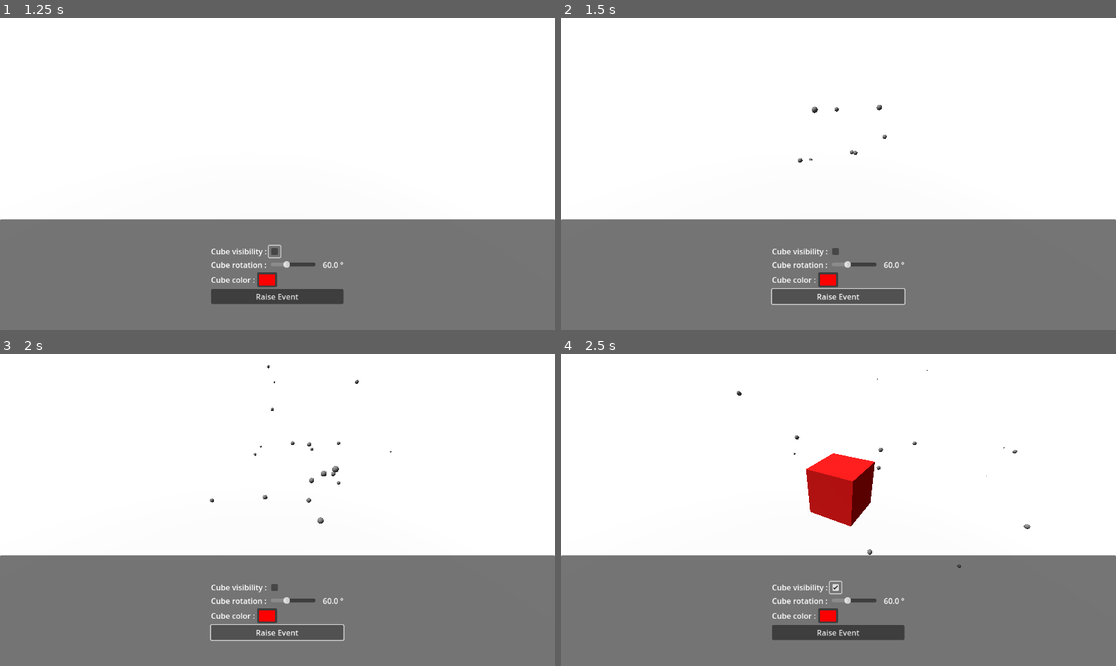
Above: before the commit, frames 1-4 (two rows, left to right).
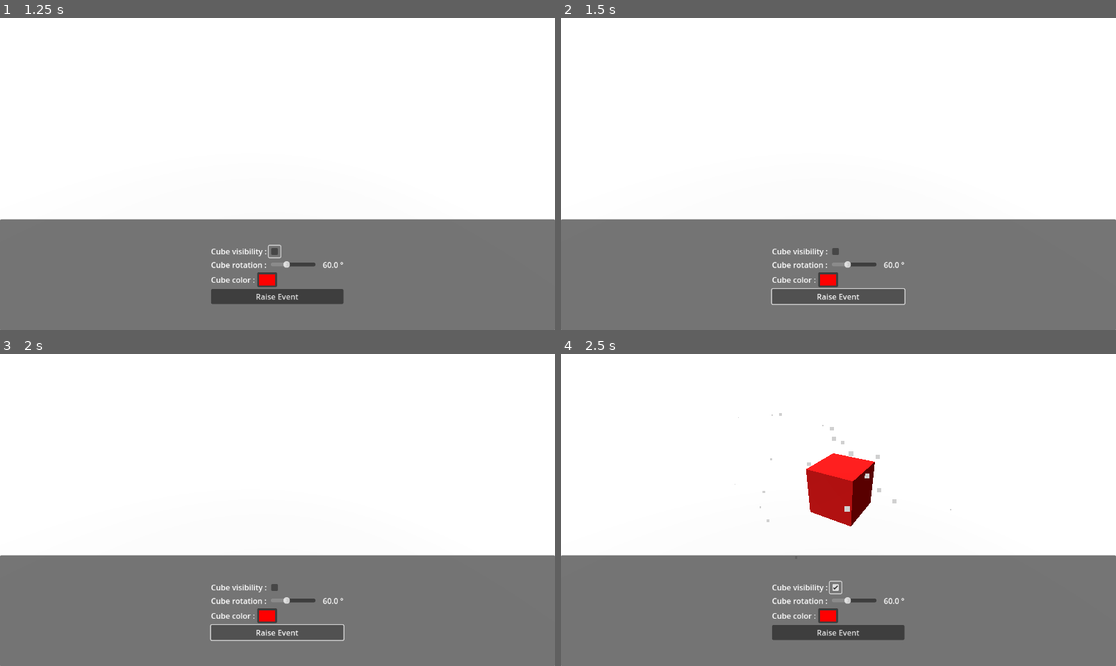
Above: after the commit, the same moments.

Repository: joranmarcy/Godot-MEDS-Sample
Game: Godot game, scene res://samples/main.tscn
Two runs of this game, one before a commit and one after it. Both use one fixed random seed, a clock stepped at 60 frames per second and the inputs below.
Inputs (mouse positions are in pixels of both pictures, inside the frame that each line leads up to):
- Up to frame 1 (1.25 s): click (271, 252) at 0.5 s
- Up to frame 2 (1.5 s): click "Raise Event" at 1.25 s
- Up to frame 3 (2 s): no input
- Up to frame 4 (2.5 s): click (832, 588) at 2 s

Frame 1 is identical in both runs. In frame 2, less than 0.1% of the frame differs, in the area x 42-59%, y 27-47%; in frame 3, 0.2%; in frame 4, 0.2%, in the area x 31-85%, y 5-69%.

Commit message:
feat: better particles

Diff:
--- a/samples/main.tscn
+++ b/samples/main.tscn
@@ -1,8 +1,8 @@
-[gd_scene load_steps=13 format=3 uid="uid://dhpio07xeiuck"]
+[gd_scene load_steps=14 format=3 uid="uid://dhpio07xeiuck"]
 
 [ext_resource type="PackedScene" uid="uid://bf7ic1165wq3u" path="res://samples/prefabs/menu.tscn" id="1_fqs1e"]
 [ext_resource type="Script" uid="uid://bv0yeq0afhea3" path="res://samples/scripts/event-listener.gd" id="4_lqy8j"]
-[ext_resource type="Resource" uid="uid://dnkg62r486bv1" path="res://samples/events/event.tres" id="5_x7s1y"]
+[ext_resource type="Resource" uid="uid://dnkg62r486bv1" path="res://samples/events/my-event.tres" id="5_x7s1y"]
 [ext_resource type="Script" uid="uid://g2yo0xaiy6nv" path="res://samples/scripts/trigger-particles.gd" id="6_gvi1x"]
 [ext_resource type="Environment" uid="uid://dbehk4clt7h0t" path="res://samples/main.tres" id="6_rd6o4"]
 [ext_resource type="PackedScene" uid="uid://bx0kscwc5q0uv" path="res://samples/prefabs/cube.tscn" id="9_ybw4m"]
@@ -19,8 +19,8 @@
 curve = SubResource("Curve_lqy8j")
 
 [sub_resource type="ParticleProcessMaterial" id="ParticleProcessMaterial_3v2ro"]
-emission_shape = 1
-emission_sphere_radius = 1.0
+emission_shape = 3
+emission_box_extents = Vector3(0.5, 0.5, 0.5)
 radial_velocity_min = 3.9999776
 radial_velocity_max = 4.9999776
 gravity = Vector3(0, 0, 0)
@@ -28,7 +28,16 @@
 scale_max = 0.099999994
 scale_curve = SubResource("CurveTexture_gvi1x")
 
-[sub_resource type="SphereMesh" id="SphereMesh_2f2e5"]
+[sub_resource type="StandardMaterial3D" id="StandardMaterial3D_3v2ro"]
+emission_enabled = true
+billboard_mode = 3
+billboard_keep_scale = true
+particles_anim_h_frames = 1
+particles_anim_v_frames = 1
+particles_anim_loop = false
+
+[sub_resource type="QuadMesh" id="QuadMesh_gvi1x"]
+material = SubResource("StandardMaterial3D_3v2ro")
 
 [node name="Node3D" type="Node3D"]
 
@@ -46,6 +55,20 @@
 [node name="Cube" parent="." instance=ExtResource("9_ybw4m")]
 transform = Transform3D(0.764359, 0, 0.6447909, 0, 1, 0, -0.6447909, 0, 0.764359, 0.09024835, 0.5, 0)
 
+[node name="GPUParticles3D" type="GPUParticles3D" parent="Cube"]
+emitting = false
+amount = 50
+lifetime = 0.5
+one_shot = true
+fixed_fps = 60
+process_material = SubResource("ParticleProcessMaterial_3v2ro")
+draw_pass_1 = SubResource("QuadMesh_gvi1x")
+script = ExtResource("6_gvi1x")
+
+[node name="Node" type="Node" parent="Cube/GPUParticles3D"]
+script = ExtResource("4_lqy8j")
+event = ExtResource("5_x7s1y")
+
 [node name="DirectionalLight3D" type="DirectionalLight3D" parent="."]
 transform = Transform3D(0.853669, -0.010552713, -0.52070904, 0.52081597, 0.017296942, 0.85349375, 0, -0.9997947, 0.020261884, 0, 0, 0)
 
@@ -53,17 +76,4 @@
 script = ExtResource("4_lqy8j")
 event = ExtResource("5_x7s1y")
 
-[node name="GPUParticles3D" type="GPUParticles3D" parent="."]
-transform = Transform3D(1, 0, 0, 0, 1, 0, 0, 0, 1, 0, 0.5, 0)
-emitting = false
-amount = 50
-one_shot = true
-process_material = SubResource("ParticleProcessMaterial_3v2ro")
-draw_pass_1 = SubResource("SphereMesh_2f2e5")
-script = ExtResource("6_gvi1x")
-
-[node name="Node" type="Node" parent="GPUParticles3D"]
-script = ExtResource("4_lqy8j")
-event = ExtResource("5_x7s1y")
-
-[connection signal="event_raised" from="GPUParticles3D/Node" to="GPUParticles3D" method="trigger_particles"]
+[connection signal="event_raised" from="Cube/GPUParticles3D/Node" to="Cube/GPUParticles3D" method="trigger_particles"]
--- a/samples/prefabs/menu.tscn
+++ b/samples/prefabs/menu.tscn
@@ -8,7 +8,7 @@
 [ext_resource type="Script" uid="uid://iwi7jkmkggbd" path="res://scripts/ui/color-driven-color-picker.gd" id="6_twerf"]
 [ext_resource type="Resource" uid="uid://b4iae3nedcib3" path="res://samples/resources/cube-color.tres" id="7_43bnt"]
 [ext_resource type="Script" uid="uid://dgki0vmwag0uo" path="res://samples/scripts/raise-event.gd" id="8_f77vf"]
-[ext_resource type="Resource" uid="uid://dnkg62r486bv1" path="res://samples/events/event.tres" id="9_g3v0a"]
+[ext_resource type="Resource" uid="uid://dnkg62r486bv1" path="res://samples/events/my-event.tres" id="9_g3v0a"]
 
 [node name="Menu" type="CanvasLayer"]
 follow_viewport_enabled = true
Renamed: samples/events/event.tres -> samples/events/my-event.tres
